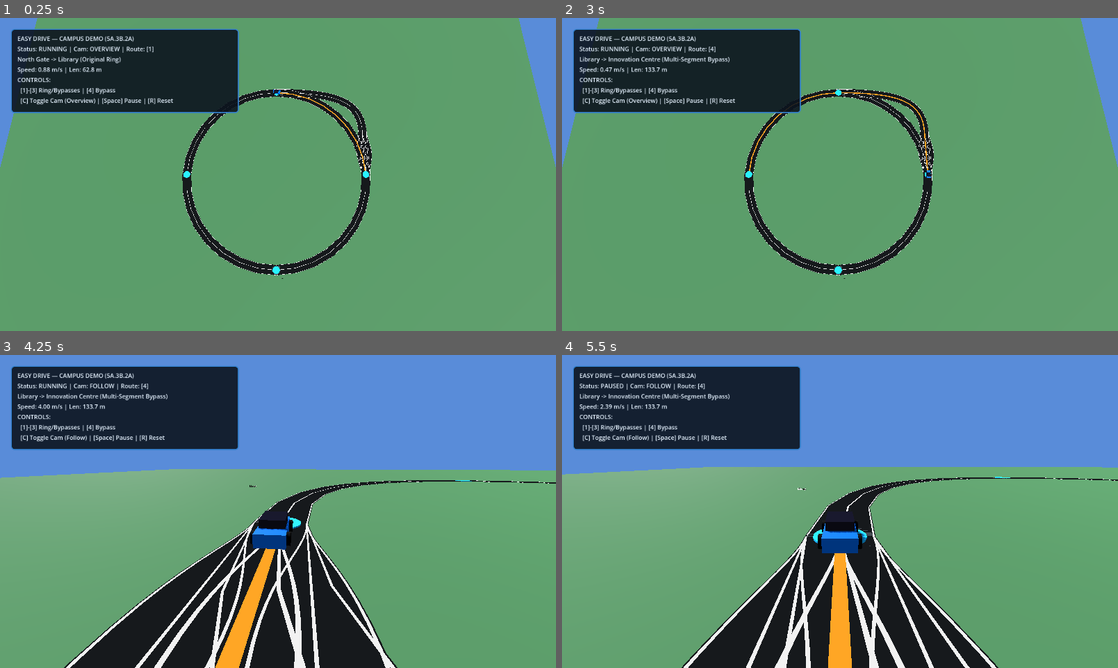
Above: before the commit, frames 1-4 (two rows, left to right).
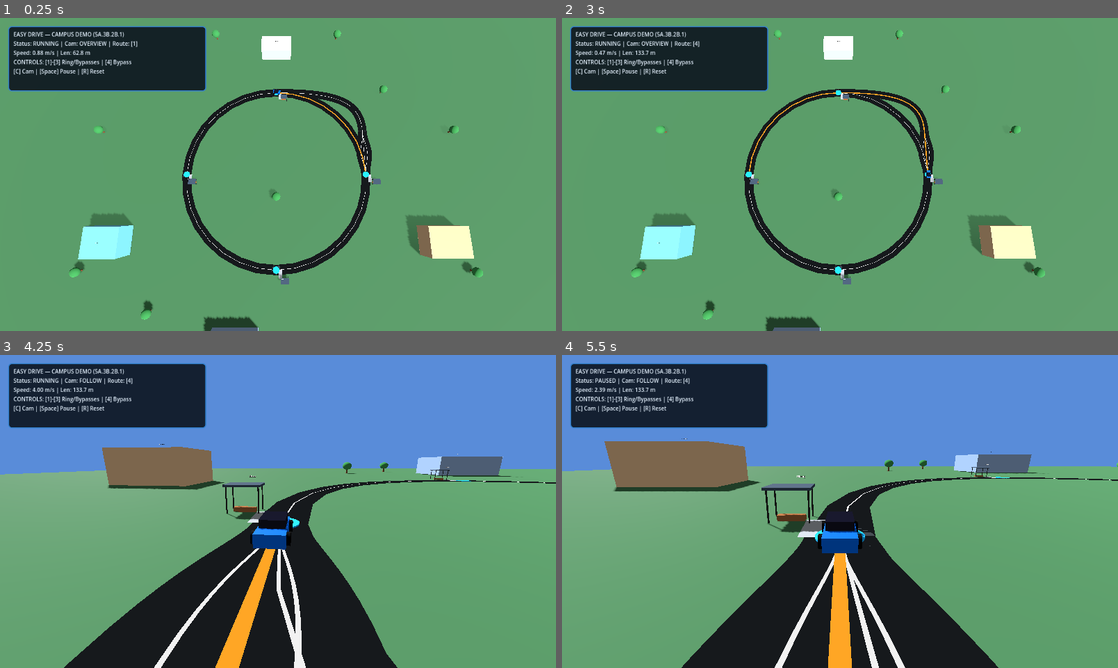
Above: after the commit, the same moments.

Repository: Olohuntele/easy-drive-godot-demo
Game: Godot game, scene res://scenes/multi_route_demo.tscn
Same seed, same stepped clock (60 frames per second), same inputs: the game is played once before the commit and once after it. This scene is started directly instead of the project's main scene.
Inputs:
- Up to frame 1 (0.25 s): no input
- Up to frame 2 (3 s): tap Enter (ui_accept) at 0.5, 0.77, 1.25, 1.52, 2, 2.75 s; hold D 0.53-1.28 s; hold 1 0.53-1.28 s; hold Down (ui_down) 1.28-2.03 s; tap 2 at 1.35 s; hold D 2.03-2.78 s; hold 3 2.03-2.78 s; hold Up (ui_up) from 2.78 s (still down); tap 4 at 2.85 s
- Up to frame 3 (4.25 s): tap Enter (ui_accept) at 3.02, 3.5, 3.77 s; release Up (ui_up) at 3.53 s; hold A from 3.53 s (still down); tap C at 3.6 s
- Up to frame 4 (5.5 s): tap R at 4.35 s; tap Enter (ui_accept) at 4.52 s; release A at 5.03 s; hold Down (ui_down) from 5.03 s (still down); hold Space from 5.03 s (still down)

The runs differ from the first frame. In frame 1, 13% of the frame differs, in the area x 0-100%, y 0-100%; in frame 2, 13%; in frame 3, 12%; in frame 4, 13%, in the area x 0-100%, y 2-100%.

Commit message:
feat: add campus scenery and station infrastructure

Diff:
--- a/scenes/multi_route_demo.tscn
+++ b/scenes/multi_route_demo.tscn
@@ -96,18 +96,18 @@
 [node name="CanvasLayer" type="CanvasLayer" parent="."]
 
 [node name="TelemetryPanel" type="Panel" parent="CanvasLayer"]
-offset_left = 20.0
-offset_top = 20.0
-offset_right = 440.0
-offset_bottom = 175.0
+offset_left = 15.0
+offset_top = 15.0
+offset_right = 380.0
+offset_bottom = 135.0
 theme_override_styles/panel = SubResource("StyleBoxFlat_panel")
 
 [node name="HUD" type="Label" parent="CanvasLayer/TelemetryPanel"]
 layout_mode = 0
-offset_left = 12.0
-offset_top = 10.0
-offset_right = 428.0
-offset_bottom = 165.0
+offset_left = 10.0
+offset_top = 8.0
+offset_right = 370.0
+offset_bottom = 125.0
 theme_override_colors/font_color = Color(0.9, 0.95, 1, 1)
-theme_override_font_sizes/font_size = 11
-text = "EASY DRIVE — CAMPUS MULTI-ROUTE DEMO"
+theme_override_font_sizes/font_size = 10
+text = "EASY DRIVE — CAMPUS DEMO"
--- a/scripts/multi_route_demo.gd
+++ b/scripts/multi_route_demo.gd
@@ -234,7 +234,7 @@
 
     # 2. Lightweight Green Campus Terrain Surface
     var terrain_mesh = BoxMesh.new()
-    terrain_mesh.size = Vector3(250.0, 0.1, 250.0)
+    terrain_mesh.size = Vector3(300.0, 0.1, 300.0)
     var terrain_inst = MeshInstance3D.new()
     terrain_inst.mesh = terrain_mesh
     var terrain_mat = StandardMaterial3D.new()
@@ -263,7 +263,7 @@
         cyl.position = Vector3(pos.x, 0.015, pos.y)
         road_root.add_child(cyl)
 
-    # 4. Asphalt road segments (4.0m width) with edge markings and centerline (CULL_DISABLED)
+    # 4. Asphalt road segments (4.0m width) with clean centerline markings only (no overlapping edge lines)
     var asphalt_mat = StandardMaterial3D.new()
     asphalt_mat.albedo_color = Color(0.18, 0.20, 0.22, 1.0)
     asphalt_mat.roughness = 0.8
@@ -287,34 +287,20 @@
         road_instance.material_override = asphalt_mat
         road_root.add_child(road_instance)
 
-        # Centerline marking (white strip, 0.15m width)
+        # Centerline marking (clean single white strip, 0.15m width)
         var center_marking = _make_route_strip_mesh(points, 0.0, 0.15, 0.035)
         var center_inst = MeshInstance3D.new()
         center_inst.mesh = center_marking
         center_inst.material_override = marking_mat
         road_root.add_child(center_inst)
 
-        # Left edge shoulder line (0.1m width at offset -1.9m)
-        var left_edge = _make_route_strip_mesh(points, -1.9, 0.1, 0.035)
-        var left_inst = MeshInstance3D.new()
-        left_inst.mesh = left_edge
-        left_inst.material_override = marking_mat
-        road_root.add_child(left_inst)
-
-        # Right edge shoulder line (0.1m width at offset +1.9m)
-        var right_edge = _make_route_strip_mesh(points, 1.9, 0.1, 0.035)
-        var right_inst = MeshInstance3D.new()
-        right_inst.mesh = right_edge
-        right_inst.material_override = marking_mat
-        road_root.add_child(right_inst)
-
-    # 5. Station markers and readable Label3Ds positioned beside stations (offset so they don't block roads)
+    # 5. Station markers and readable Label3Ds positioned clearly above shelters
     for station in network.get_stations():
         var pos: Vector2 = station.stop_position_xz
         var cyl = MeshInstance3D.new()
         var cyl_mesh = CylinderMesh.new()
-        cyl_mesh.top_radius = 1.5
-        cyl_mesh.bottom_radius = 1.5
+        cyl_mesh.top_radius = 1.4
+        cyl_mesh.bottom_radius = 1.4
         cyl_mesh.height = 0.15
         var cyl_mat = StandardMaterial3D.new()
         cyl_mat.albedo_color = Color(0.1, 0.65, 0.95, 1.0)
@@ -326,11 +312,143 @@
 
         var label = Label3D.new()
         label.text = str(station.display_name).replace(" Stop", "")
-        label.position = Vector3(pos.x + 2.5, 2.4, pos.y + 2.5)
+        label.position = Vector3(pos.x + 2.5, 3.2, pos.y + 2.5)
         label.font_size = 32
         label.outline_size = 8
         label.billboard = BaseMaterial3D.BILLBOARD_ENABLED
         station_root.add_child(label)
+
+    # 6. Campus Scenery & Station Infrastructure (Pushed outward for optimal clearance)
+    _build_campus_scenery()
+
+func _build_campus_scenery() -> void:
+    var scenery_root = Node3D.new()
+    scenery_root.name = "CampusScenery"
+    road_root.add_child(scenery_root)
+
+    # A. Four Campus Buildings (pushed further back to avoid crowding Follow mode)
+    var bldgs = [
+        {"pos": Vector3(0.0, 3.0, -22.0), "size": Vector3(14.0, 6.0, 8.0), "color": Color(0.72, 0.76, 0.82, 1.0), "name": "North Gate Admin"},
+        {"pos": Vector3(68.0, 3.5, 68.0), "size": Vector3(16.0, 7.0, 12.0), "color": Color(0.82, 0.68, 0.52, 1.0), "name": "University Library"},
+        {"pos": Vector3(-16.0, 3.2, 108.0), "size": Vector3(18.0, 6.0, 14.0), "color": Color(0.52, 0.62, 0.76, 1.0), "name": "Sports Hall"},
+        {"pos": Vector3(-68.0, 4.0, 68.0), "size": Vector3(14.0, 8.0, 12.0), "color": Color(0.42, 0.72, 0.86, 1.0), "name": "Innovation Hub"}
+    ]
+
+    for b in bldgs:
+        var box = MeshInstance3D.new()
+        var bmesh = BoxMesh.new()
+        bmesh.size = b.size
+        box.mesh = bmesh
+        var bmat = StandardMaterial3D.new()
+        bmat.albedo_color = b.color
+        bmat.roughness = 0.6
+        bmat.cull_mode = BaseMaterial3D.CULL_DISABLED
+        box.material_override = bmat
+        box.position = b.pos
+        scenery_root.add_child(box)
+
+        var blabel = Label3D.new()
+        blabel.text = b.name
+        blabel.position = Vector3(b.pos.x, b.pos.y + (b.size.y * 0.5) + 1.0, b.pos.z)
+        blabel.font_size = 28
+        blabel.outline_size = 6
+        blabel.billboard = BaseMaterial3D.BILLBOARD_ENABLED
+        scenery_root.add_child(blabel)
+
+    # B. Station Waiting Shelters & Walkways (distinct contrast and geometry)
+    for station in network.get_stations():
+        var pos: Vector2 = station.stop_position_xz
+        var shelter_pos = Vector3(pos.x + 3.5, 0.0, pos.y + 3.5)
+
+        # Shelter roof (contrast roof)
+        var roof = MeshInstance3D.new()
+        var rmesh = BoxMesh.new()
+        rmesh.size = Vector3(3.2, 0.18, 2.2)
+        roof.mesh = rmesh
+        var rmat = StandardMaterial3D.new()
+        rmat.albedo_color = Color(0.22, 0.28, 0.35, 1.0)
+        rmat.cull_mode = BaseMaterial3D.CULL_DISABLED
+        roof.material_override = rmat
+        roof.position = shelter_pos + Vector3(0.0, 2.4, 0.0)
+        scenery_root.add_child(roof)
+
+        # Shelter supports (4 posts)
+        for dx in [-1.4, 1.4]:
+            for dz in [-0.9, 0.9]:
+                var post = MeshInstance3D.new()
+                var pmesh = CylinderMesh.new()
+                pmesh.top_radius = 0.06
+                pmesh.bottom_radius = 0.06
+                pmesh.height = 2.4
+                post.mesh = pmesh
+                var pmat = StandardMaterial3D.new()
+                pmat.albedo_color = Color(0.15, 0.15, 0.15, 1.0)
+                pmat.cull_mode = BaseMaterial3D.CULL_DISABLED
+                post.material_override = pmat
+                post.position = shelter_pos + Vector3(dx, 1.2, dz)
+                scenery_root.add_child(post)
+
+        # Shelter bench
+        var bench = MeshInstance3D.new()
+        var emesh = BoxMesh.new()
+        emesh.size = Vector3(2.0, 0.4, 0.6)
+        bench.mesh = emesh
+        var emat = StandardMaterial3D.new()
+        emat.albedo_color = Color(0.55, 0.35, 0.2, 1.0)
+        emat.cull_mode = BaseMaterial3D.CULL_DISABLED
+        bench.material_override = emat
+        bench.position = shelter_pos + Vector3(0.0, 0.2, 0.0)
+        scenery_root.add_child(bench)
+
+        # Connecting walkway
+        var walk = MeshInstance3D.new()
+        var wmesh = BoxMesh.new()
+        wmesh.size = Vector3(1.4, 0.02, 3.5)
+        walk.mesh = wmesh
+        var wmat = StandardMaterial3D.new()
+        wmat.albedo_color = Color(0.6, 0.62, 0.65, 1.0)
+        wmat.cull_mode = BaseMaterial3D.CULL_DISABLED
+        walk.material_override = wmat
+        walk.position = Vector3(pos.x + 1.7, 0.02, pos.y + 1.7)
+        scenery_root.add_child(walk)
+
+    # C. Perimeter Trees & Shrubs
+    var tree_positions = [
+        Vector2(-30, -30), Vector2(30, -30), Vector2(80, 20), Vector2(80, 80),
+        Vector2(20, 115), Vector2(-20, 115), Vector2(-80, 80), Vector2(-80, 20),
+        Vector2(0, 50), Vector2(50, 0), Vector2(0, 130), Vector2(-50, 95)
+    ]
+
+    for tp in tree_positions:
+        var tree_node = Node3D.new()
+        tree_node.position = Vector3(tp.x, 0.0, tp.y)
+
+        var trunk = MeshInstance3D.new()
+        var tmesh = CylinderMesh.new()
+        tmesh.top_radius = 0.3
+        tmesh.bottom_radius = 0.35
+        tmesh.height = 2.2
+        trunk.mesh = tmesh
+        var tmat = StandardMaterial3D.new()
+        tmat.albedo_color = Color(0.42, 0.28, 0.18, 1.0)
+        tmat.cull_mode = BaseMaterial3D.CULL_DISABLED
+        trunk.material_override = tmat
+        trunk.position = Vector3(0.0, 1.1, 0.0)
+        tree_node.add_child(trunk)
+
+        var foliage = MeshInstance3D.new()
+        var fmesh = SphereMesh.new()
+        fmesh.radius = 1.8
+        fmesh.height = 3.0
+        foliage.mesh = fmesh
+        var fmat = StandardMaterial3D.new()
+        fmat.albedo_color = Color(0.22, 0.52, 0.28, 1.0)
+        fmat.cull_mode = BaseMaterial3D.CULL_DISABLED
+        foliage.material_override = fmat
+        foliage.position = Vector3(0.0, 3.0, 0.0)
+        tree_node.add_child(foliage)
+
+        scenery_root.add_child(tree_node)
 
 func _toggle_camera() -> void:
     camera_mode_overview = !camera_mode_overview
@@ -363,7 +481,6 @@
                     combined_points.append(pt)
 
     if combined_points.size() >= 2:
-        # Reduced width from 1.2m to 0.5m so asphalt & markings remain clearly visible
         active_route_mesh_instance.mesh = _make_route_strip_mesh(combined_points, 0.0, 0.5, 0.045)
         active_route_mesh_instance.visible = true
     else:
@@ -429,20 +546,16 @@
     var cam_str = "OVERVIEW" if camera_mode_overview else "FOLLOW"
     var total_len: float = navigator.total_length_m if navigator else 0.0
     var text = (
-        "EASY DRIVE — CAMPUS DEMO (5A.3B.2A)\n"
+        "EASY DRIVE — CAMPUS DEMO (5A.3B.2B.1)\n"
         + "Status: %s | Cam: %s | Route: [%d]\n"
-        + "%s\n"
         + "Speed: %.2f m/s | Len: %.1f m\n"
-        + "CONTROLS:\n"
-        + "  [1]-[3] Ring/Bypasses | [4] Bypass\n"
-        + "  [C] Toggle Cam (%s) | [Space] Pause | [R] Reset"
+        + "CONTROLS: [1]-[3] Ring/Bypasses | [4] Bypass\n"
+        + "[C] Cam | [Space] Pause | [R] Reset"
     ) % [
         status_str,
         cam_str,
         active_route_index,
-        current_route_name,
         dynamics.speed_mps,
-        total_len,
-        "Overview" if camera_mode_overview else "Follow"
+        total_len
     ]
     hud_label.text = text
--- a/tests/test_multi_route_rendering.gd
+++ b/tests/test_multi_route_rendering.gd
@@ -10,29 +10,24 @@
 
 func _run_tests() -> void:
     print("================================================================================")
-    print("EASY DRIVE — PHASE 5A.3B.2A: CAMPUS ENVIRONMENT & VISUAL CLARITY TESTS")
+    print("EASY DRIVE — PHASE 5A.3B.2B.1: VISUAL CLEANUP & ROAD MARKING TESTS")
     print("================================================================================")
 
     var network = CampusMultiRouteNetwork.new()
-    _expect(network.is_valid, "campus multi-route network is valid")
+    _expect(network.is_valid, "campus network is valid")
 
-    # Test stations and station label coordinate offset placement
+    # Test segments and clean centerline marking specs
+    var segments = network.get_segments()
+    _expect(segments.size() > 0, "network has segments")
+    for seg in segments:
+        var points = seg.centerline_points
+        _expect(points.size() >= 2, "segment has centerline points")
+
+    # Test buildings count and station shelter placement specs
     var stations = network.get_stations()
-    _expect(stations.size() >= 4, "at least 4 stations exist")
-    for station in stations:
-        var pos = station.stop_position_xz
-        _expect(pos.is_finite(), "station %s position is finite" % station.id)
+    _expect(stations.size() >= 4, "at least 4 stations have shelters")
 
-    # Test terrain ground specs
-    var terrain_mesh = BoxMesh.new()
-    terrain_mesh.size = Vector3(250.0, 0.1, 250.0)
-    _expect(terrain_mesh.size.x == 250.0, "campus terrain ground plane width is 250m")
-
-    # Test route highlight width (reduced to 0.5m for clarity)
-    var highlight_width = 0.5
-    _expect(highlight_width == 0.5, "route highlight width is refined to 0.5m")
-
-    # Test scene loading and parsing
+    # Test scene parsing and instantiation
     var scene = load("res://scenes/multi_route_demo.tscn")
     _expect(scene != null, "multi_route_demo.tscn parses successfully")
     if scene != null:
@@ -41,7 +36,7 @@
         if node != null:
             node.free()
 
-    print("Campus environment clarity tests complete: %d assertions, %d failures." % [assertions, failures])
+    print("Visual cleanup tests complete: %d assertions, %d failures." % [assertions, failures])
     if failures == 0:
         quit(0)
     else:
